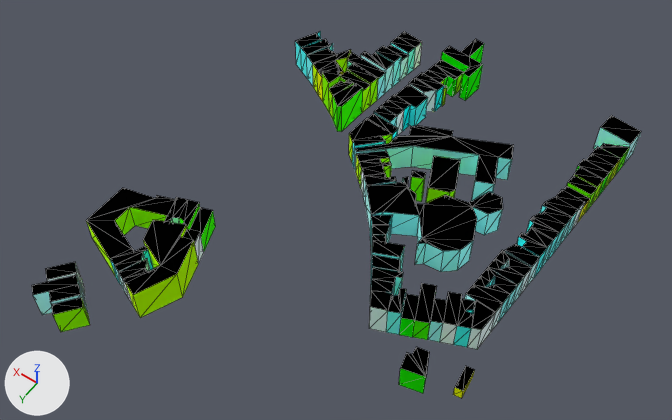
The glTF model web/public/assets/cities/amsterdam/tiles/-2_-7.far.glb as it was, and as the next commit left it.
Before and after are seen from a 50 mm lens placed at (-513.0, -1418.0, 391.0), pointed at (-342.0, -1657.0, 15.0). The lights are fixed; the arrows at lower left show +X, +Y and +Z. The first picture is the older version. Mesh edges are drawn as thin lines. Where no turn or scale is listed for an object, it has been applied to the vertices. Vertices at exactly the same position are counted once.

Objects in the first picture: '-2_-7_far'.
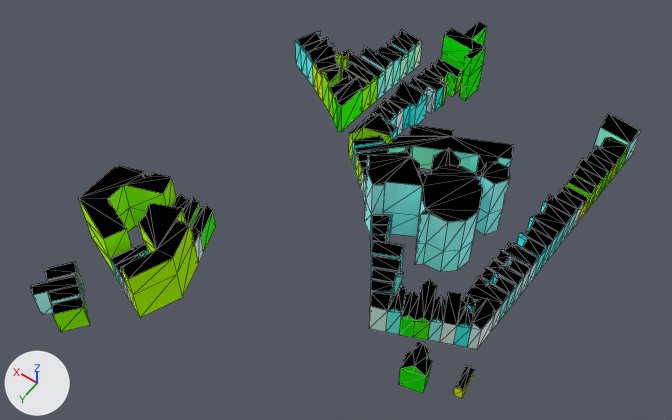
Where the newer file only moved an object's origin or applied its transform, the numbers keep the older frame.

Edits to the bpy script that builds the scene:
```text
Change me_2__7_far:
    used by ob_2__7_far; location = (-345.3, -1668.0, 11.8)
    remove me_2__7_far.from_pydata(...)  # 790 vertices, 1202 faces; spans x -102.0..102.0, y -139.0..139.0, z -12.0..12.0
    add me_2__7_far.from_pydata(...)  # 1375 vertices, 2152 faces; spans x -102.0..102.0, y -139.0..139.0, z -12.0..30.0
    me_2__7_far part 1: 3 vertices moved within x -90.0..56.0, y -75.0..32.0, z 6.0; 3 vertices removed from x -90.0..-77.0, y 32.0..37.0, z 6.0; 490 vertices added at x -101.0..91.0, y -139.0..66.0, z -12.0..30.0
    me_2__7_far part 2: 98 vertices added at x 40.0..102.0, y 47.0..136.0, z -12.0..22.0
```

Where the change shows, as pixel boxes (x1, y1, x2, y2) in the pictures (672 x 420 px):
'-2_-7_far', reshaped
    before: (32, 31, 641, 398)
    after: (30, 22, 641, 398)
part 1 of me_2__7_far, built on
    before: (341, 71, 496, 347)
    after: (296, 22, 641, 391)
part 2 of me_2__7_far, added
    after: (30, 165, 213, 302)
